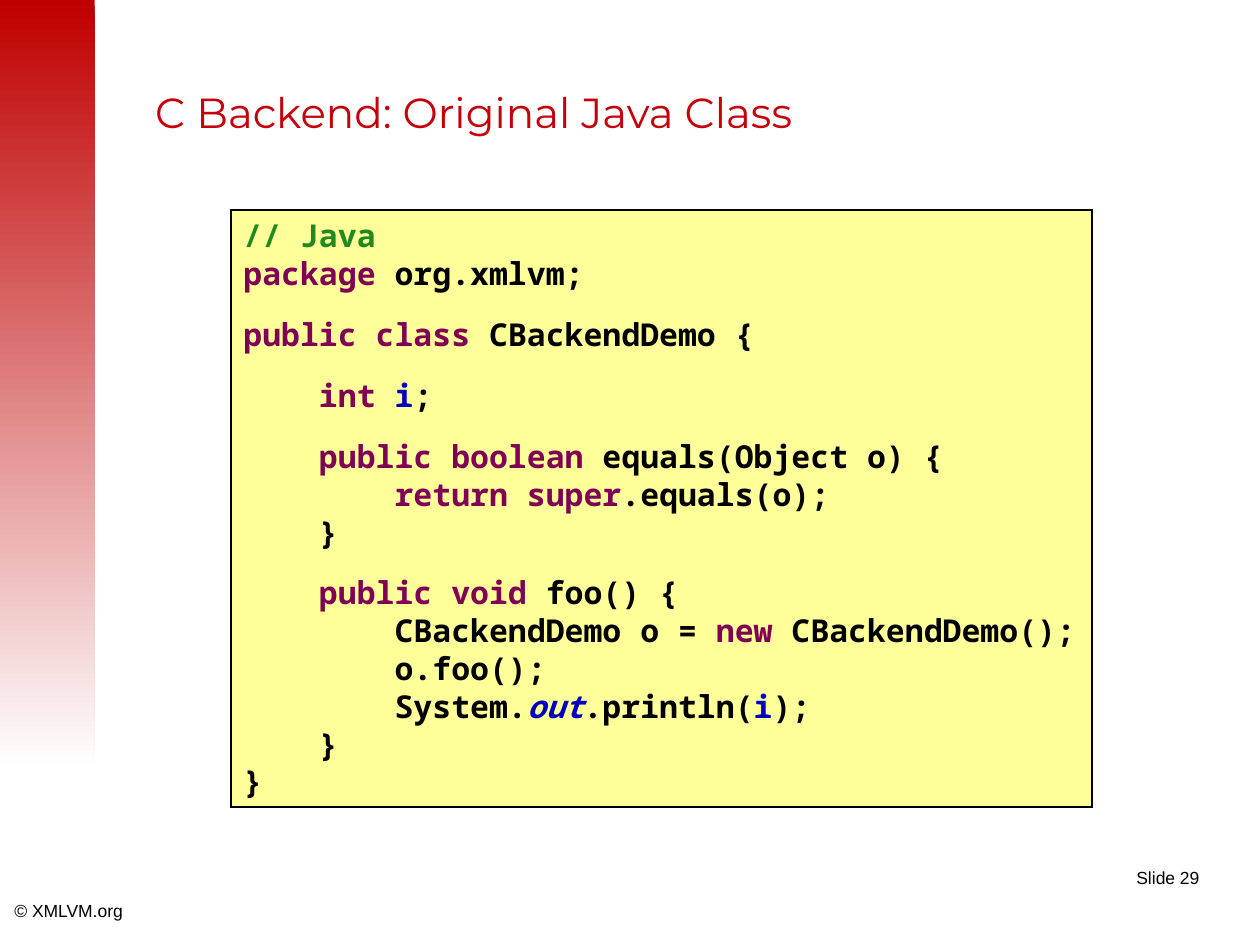
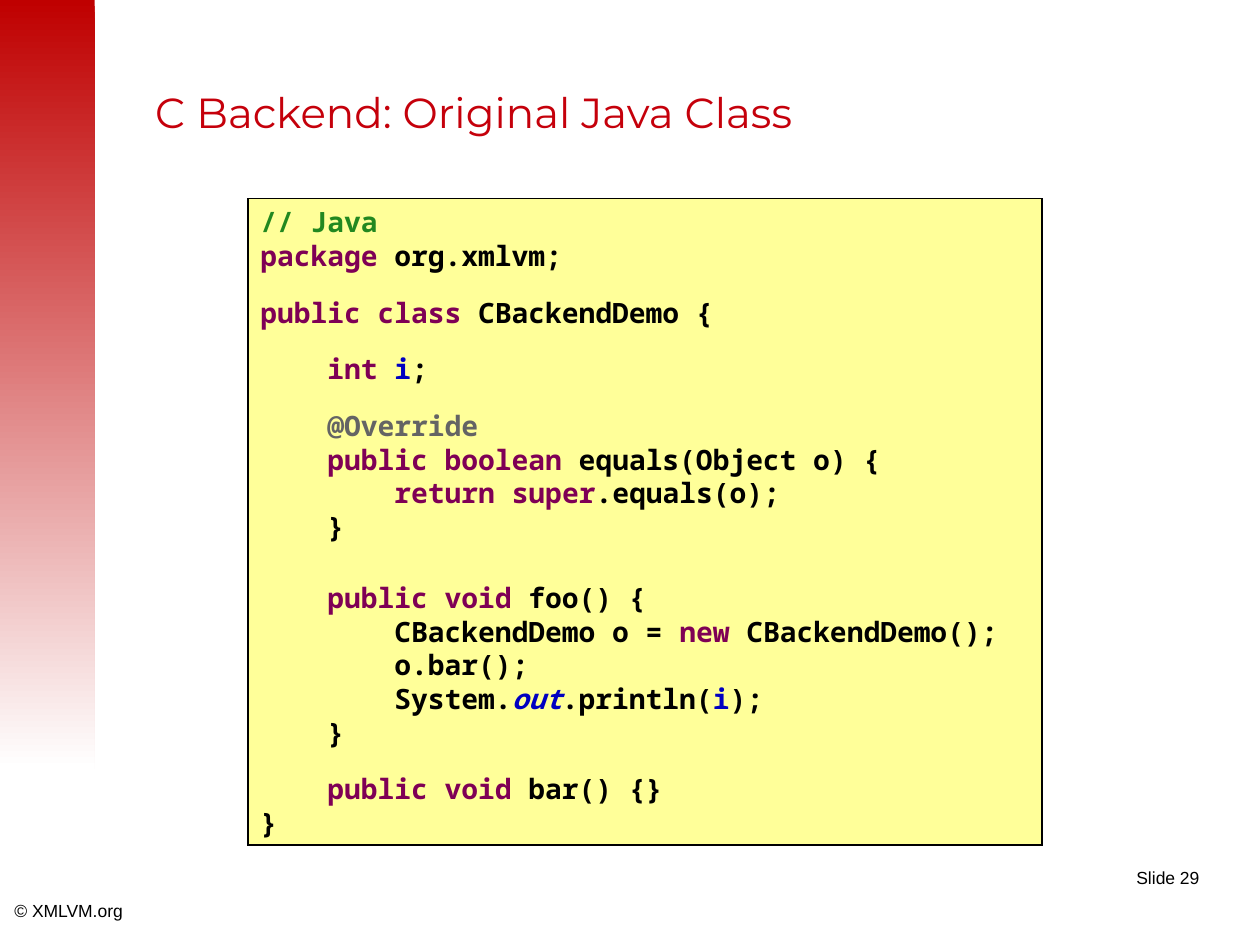
Before and after one commit to tisoft/xmlvm, a slide deck: slide 29 of doc/slides/android2iphone-master.odp. Drawn at 1260x945 pixels with LibreOffice and Linux fonts; fonts in the diff are those of the drawing; background and template pictures are left out. Boxes give left, top, right and bottom in pixels: in the first picture for what was removed or moved away, otherwise in the second. Text is boxed around its words. In the diff, an @@ line names an element or a change of style, - is before the commit and + after.

Commit message:
Add descriptions to the C backend slides.

```diff
--- a/doc/slides/android2iphone-master.odp
+++ b/doc/slides/android2iphone-master.odp
@@ rectangle "// Java" resized from (x1=231, y1=210, x2=1091, y2=808) to (x1=248, y1=198, x2=1042, y2=844) @@
@@ text in rectangle at (x1=260, y1=212, x2=997, y2=716): size 18 to 16 pt in "// Java", "package org.xmlvm;", "public class CBackendDemo {", "int i;" and 8 more places @@
@@ text in rectangle at (x1=327, y1=414, x2=478, y2=439): paragraph added @@
+@Override
@@ text in rectangle at (x1=394, y1=653, x2=528, y2=680): text changed; size 18 to 16 pt @@
-o.foo();
+o.bar();
@@ text in rectangle at (x1=327, y1=777, x2=612, y2=806): paragraph added @@
+public void bar() {}
```
Also in this commit, not shown: 5 other slides changed.
